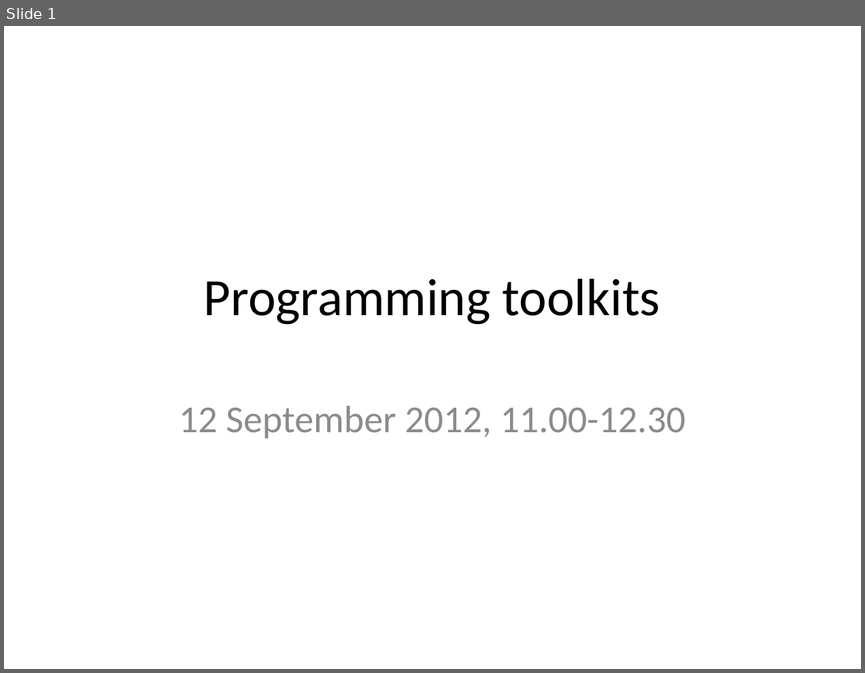
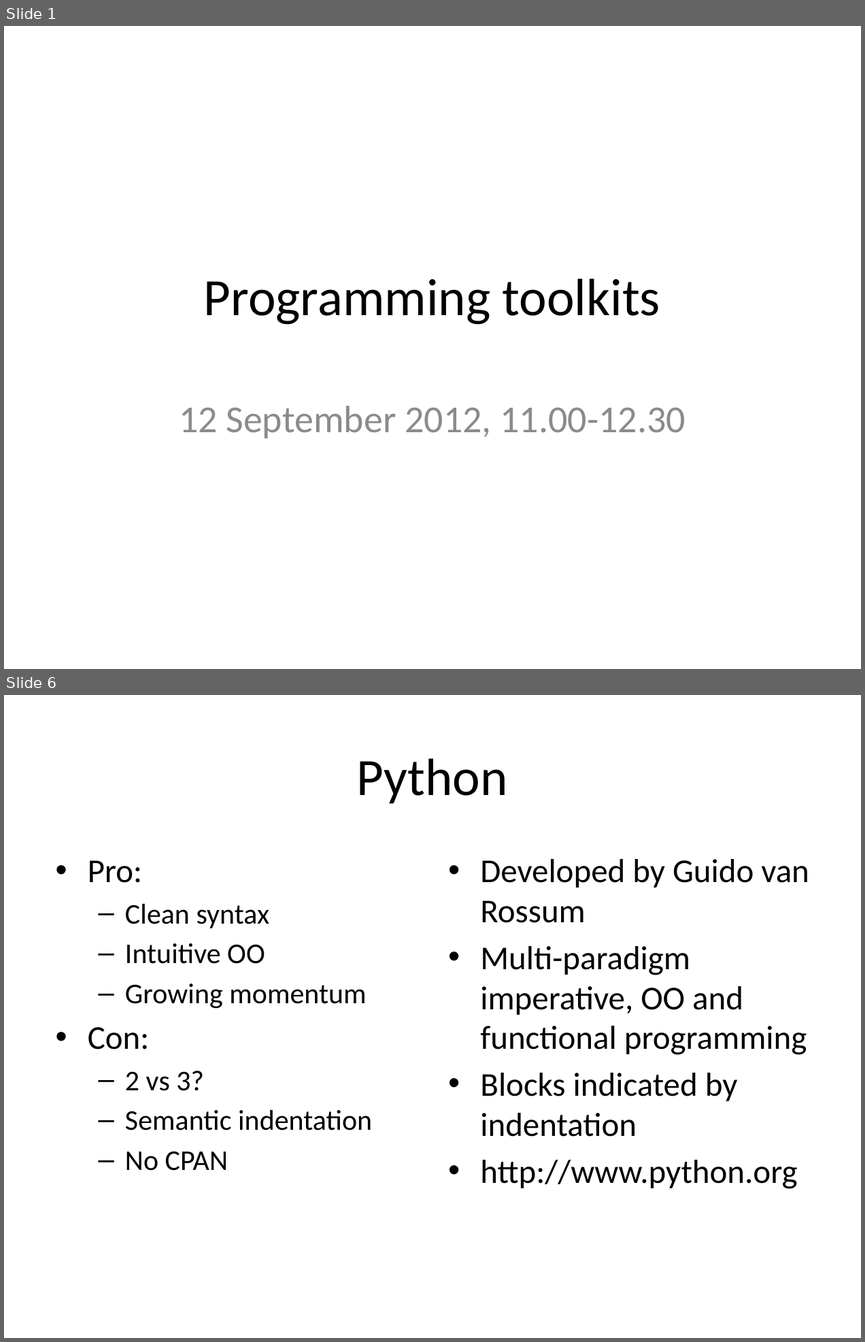
Before and after one commit to rvosa/ngs-workflows, a slide deck: doc/slides/day2/session2/Toolkits.pptx. Shown one above the other, each under a label of ours: slide 1 before the commit, slides 1 and 6 after it; the slides between them are not shown. The pictures are 865x673 and 865x1342 pixels, drawn with LibreOffice and Linux fonts; fonts in the diff are those of the drawing. Boxes give left, top, right and bottom in pixels: in the first picture for what was removed or moved away, otherwise in the second. Text is boxed around its words. In the diff, an @@ line names an element or a change of style, - is before the commit and + after.

```diff
--- a/doc/slides/day2/session2/Toolkits.pptx
+++ b/doc/slides/day2/session2/Toolkits.pptx
@@ slide 6 added at bbox=[4, 695, 861, 1338], background #FFFFFF @@
@@ title added at bbox=[356, 758, 507, 804], 44 pt, text #000000 @@
+Python
@@ text added at bbox=[88, 860, 372, 1170], 24 pt, text #000000 @@
+• Pro:
+  – Clean syntax
+  – Intuitive OO
+  – Growing momentum
+• Con:
+  – 2 vs 3?
+  – Semantic indentation
+  – No CPAN
@@ text added at bbox=[480, 859, 809, 1189], 28 pt, text #000000 @@
+• Developed by Guido van Rossum
+• Multi-paradigm imperative, OO and functional programming
+• Blocks indicated by indentation
+• http://www.python.org
```
Also in this commit, not shown: 3 slides changed, 7 other slides added, 8 slides removed.
